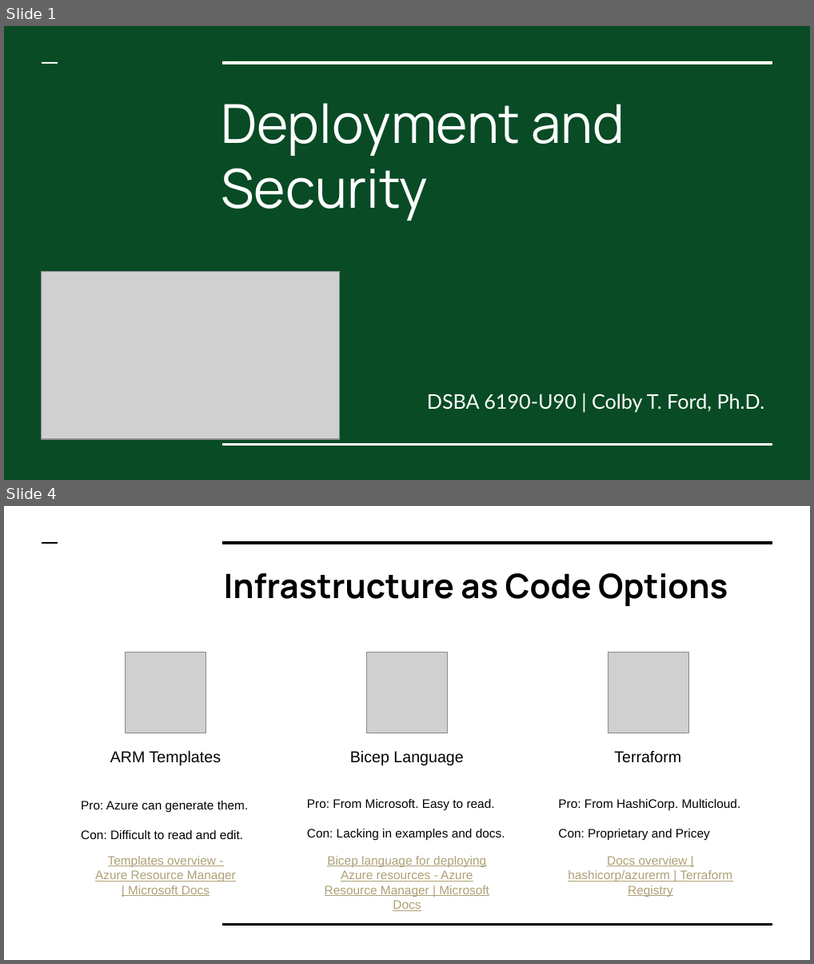
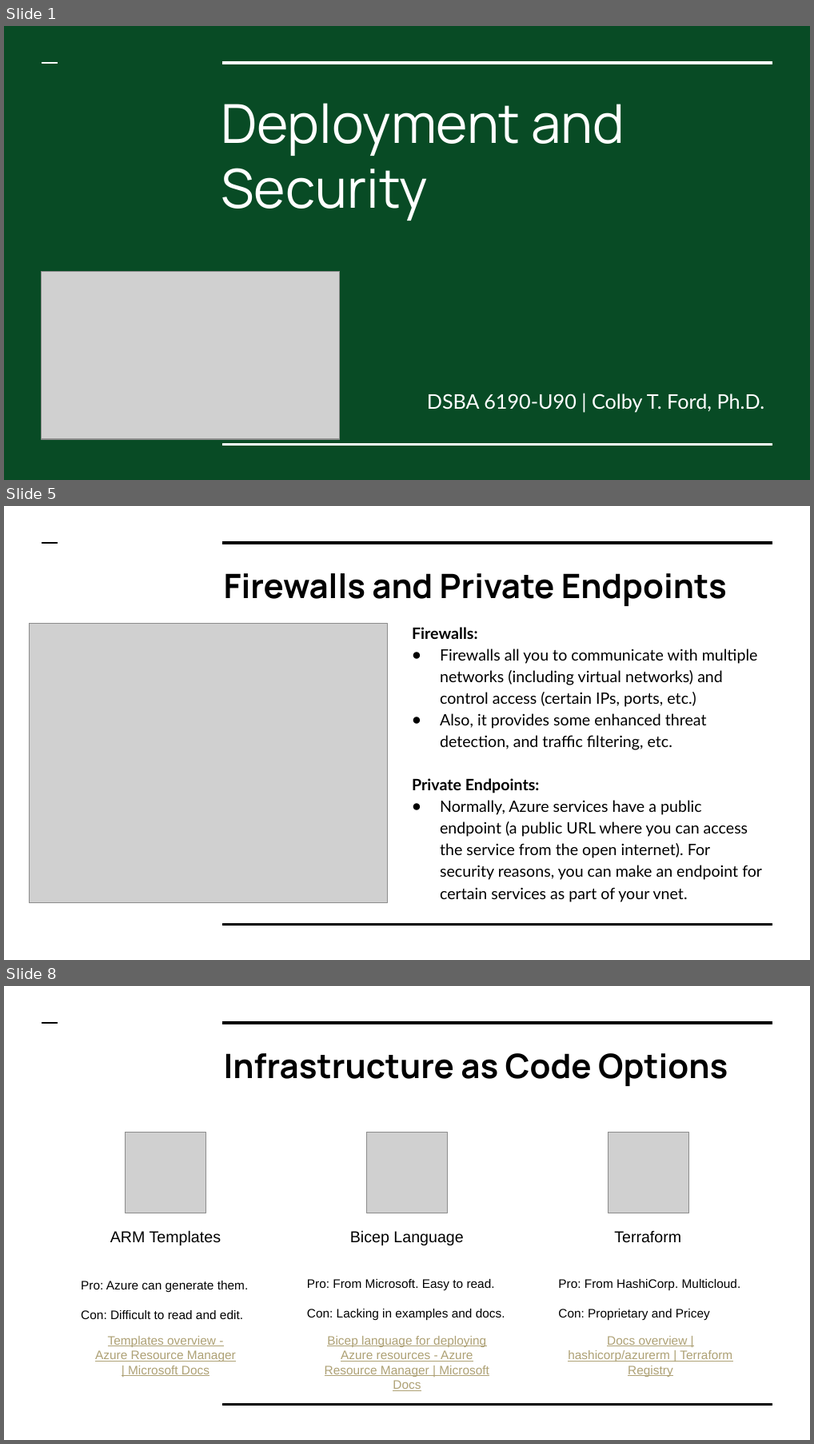
Before and after one commit to colbyford/DSBA6190-CloudComputing, a slide deck: 6 - Deployment and Security/Deployment.pptx. Shown one above the other, each under a label of ours: slides 1 and 4 before the commit, slides 1, 5 and 8 after it; the slides between them are not shown. The pictures are 814x964 and 814x1444 pixels, drawn with LibreOffice and Linux fonts; fonts in the diff are those of the drawing; grey boxes stand for pictures. Boxes give left, top, right and bottom in pixels: in the first picture for what was removed or moved away, otherwise in the second. Text is boxed around its words. In the diff, an @@ line names an element or a change of style, - is before the commit and + after.

```diff
--- a/6 - Deployment and Security/Deployment.pptx
+++ b/6 - Deployment and Security/Deployment.pptx
@@ slide 5 added at [4,506,810,960], background #FFFFFF; not listed: 3 template elements that a slide beside it also shows @@
@@ title added at [224,573,727,606], 30 pt, text #000000, bold @@
+Firewalls and Private Endpoints
@@ picture added at [29,623,388,903] @@
@@ text added at [412,627,762,902], 14 pt, text #000000 @@
+Firewalls:
+● Firewalls all you to communicate with multiple networks (including virtual networks) and control access (certain IPs, ports, etc.)
+● Also, it provides some enhanced threat detection, and traffic filtering, etc.
+Private Endpoints:
+● Normally, Azure services have a public endpoint (a public URL where you can access the service from the open internet). For security reasons, you can make an endpoint for certain services as part of your vnet.
@@ what was slide 4 is now slide 8 @@
```
Also in this commit, not shown: 2 slides changed, 3 other slides added.
